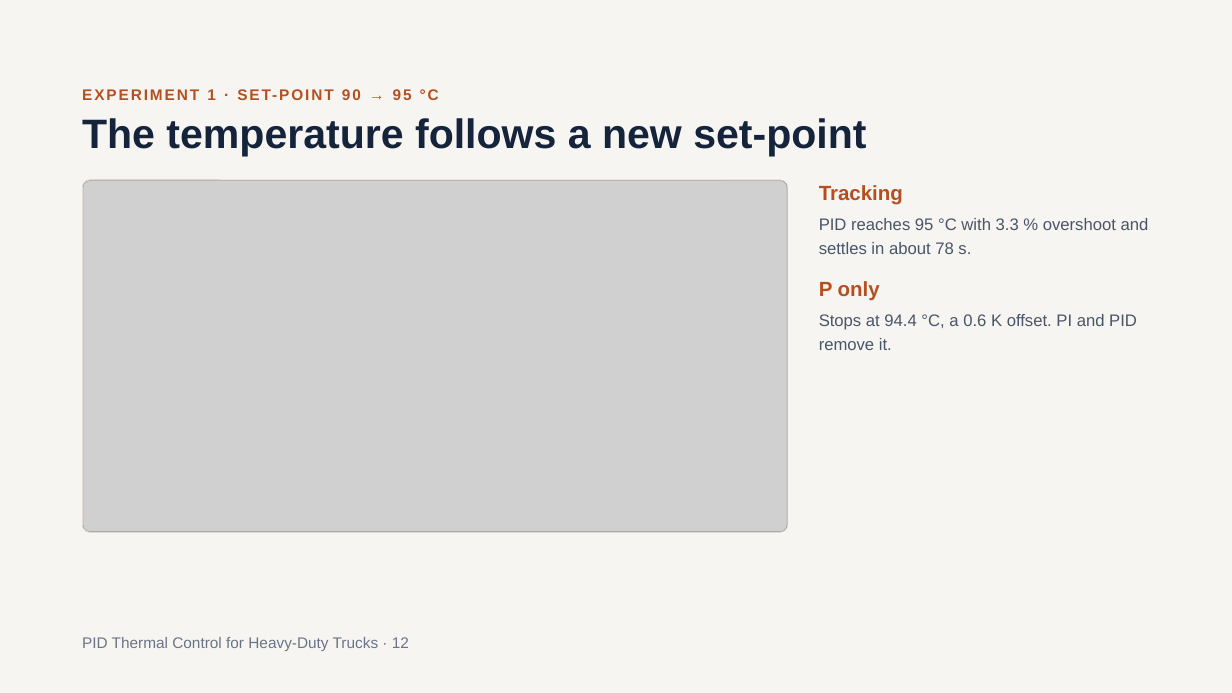
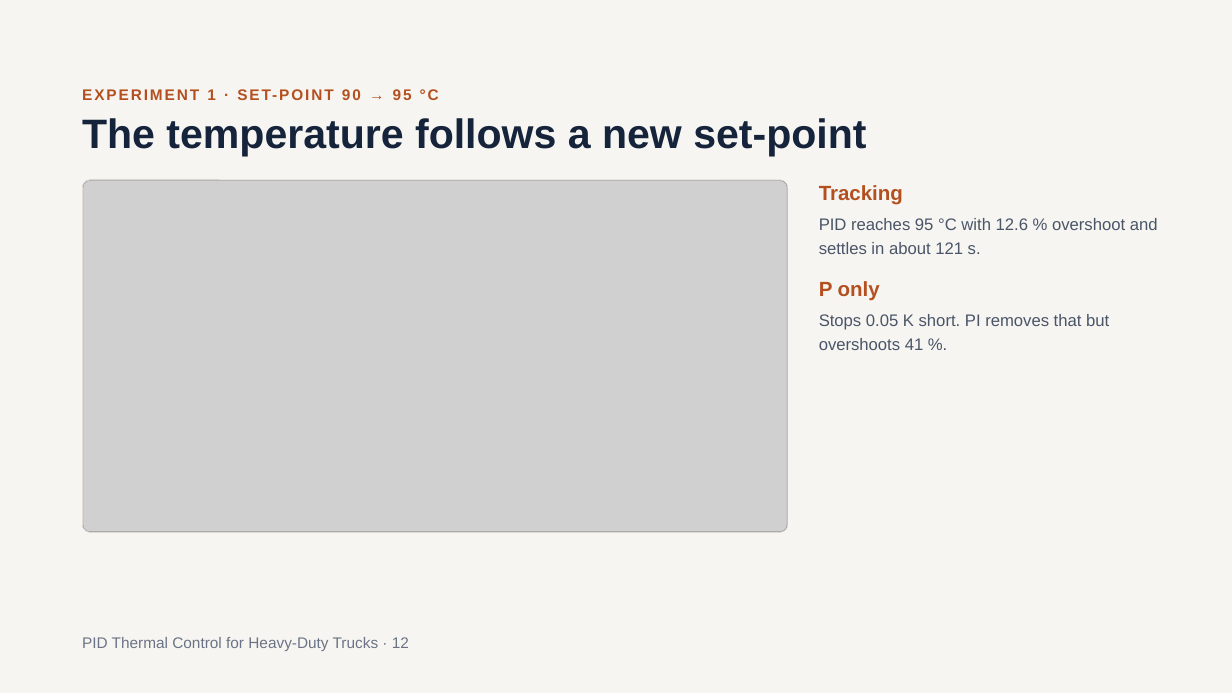
Before and after one commit to SushanthBibi/PID-Cooling-matlab, a slide deck: slide 12 of PID_Thermal_Control_for_Heavy-Duty_Trucks_v2.pptx. Drawn at 1232x693 pixels with LibreOffice and Linux fonts; fonts in the diff are those of the drawing; grey boxes stand for pictures. Boxes give left, top, right and bottom in pixels: in the first picture for what was removed or moved away, otherwise in the second. Text is boxed around its words. In the diff, an @@ line names an element or a change of style, - is before the commit and + after.

```diff
--- a/PID_Thermal_Control_for_Heavy-Duty_Trucks_v2.pptx
+++ b/PID_Thermal_Control_for_Heavy-Duty_Trucks_v2.pptx
@@ text at <box>819,218,1158,254</box>: text changed @@
-PID reaches 95 °C with 3.3 % overshoot and settles in about 78 s.
+PID reaches 95 °C with 12.6 % overshoot and settles in about 121 s.
@@ text at <box>819,314,1109,350</box>: text changed @@
-Stops at 94.4 °C, a 0.6 K offset. PI and PID remove it.
+Stops 0.05 K short. PI removes that but overshoots 41 %.
```
Also in this commit, not shown: 8 other slides changed.
